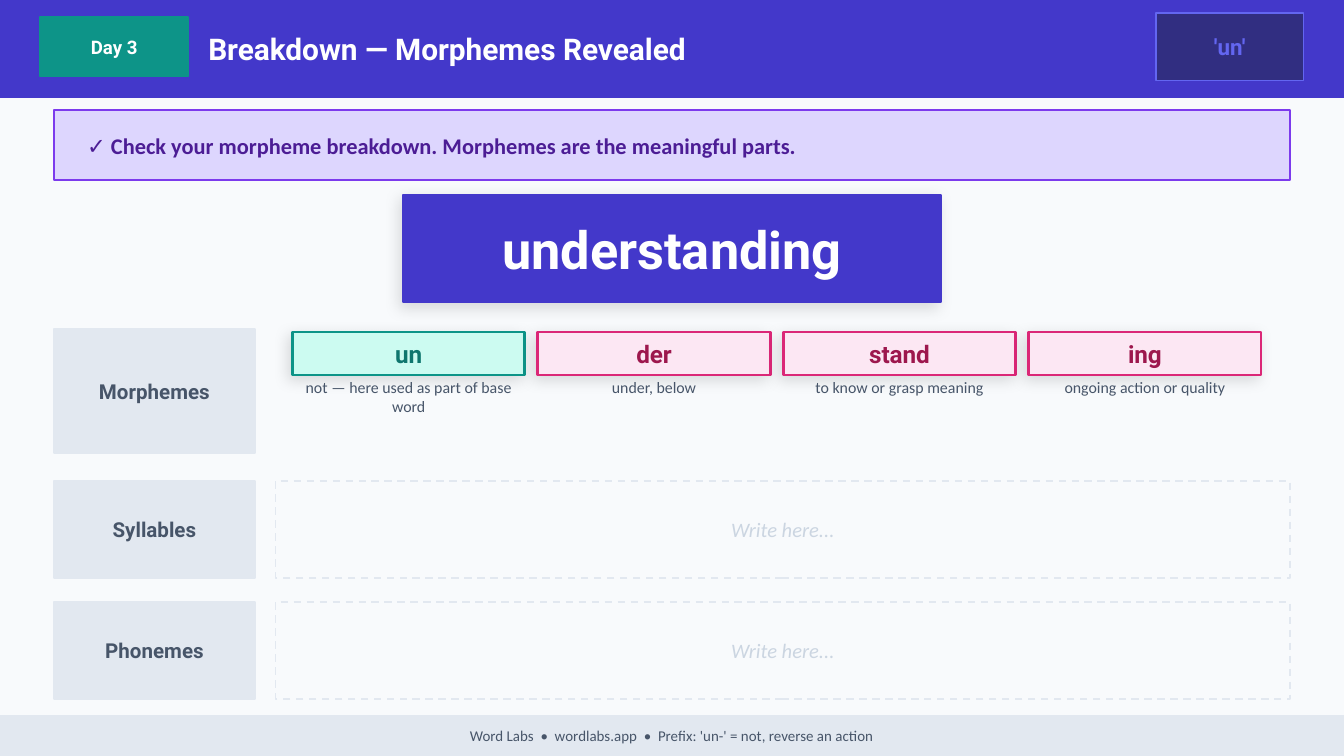
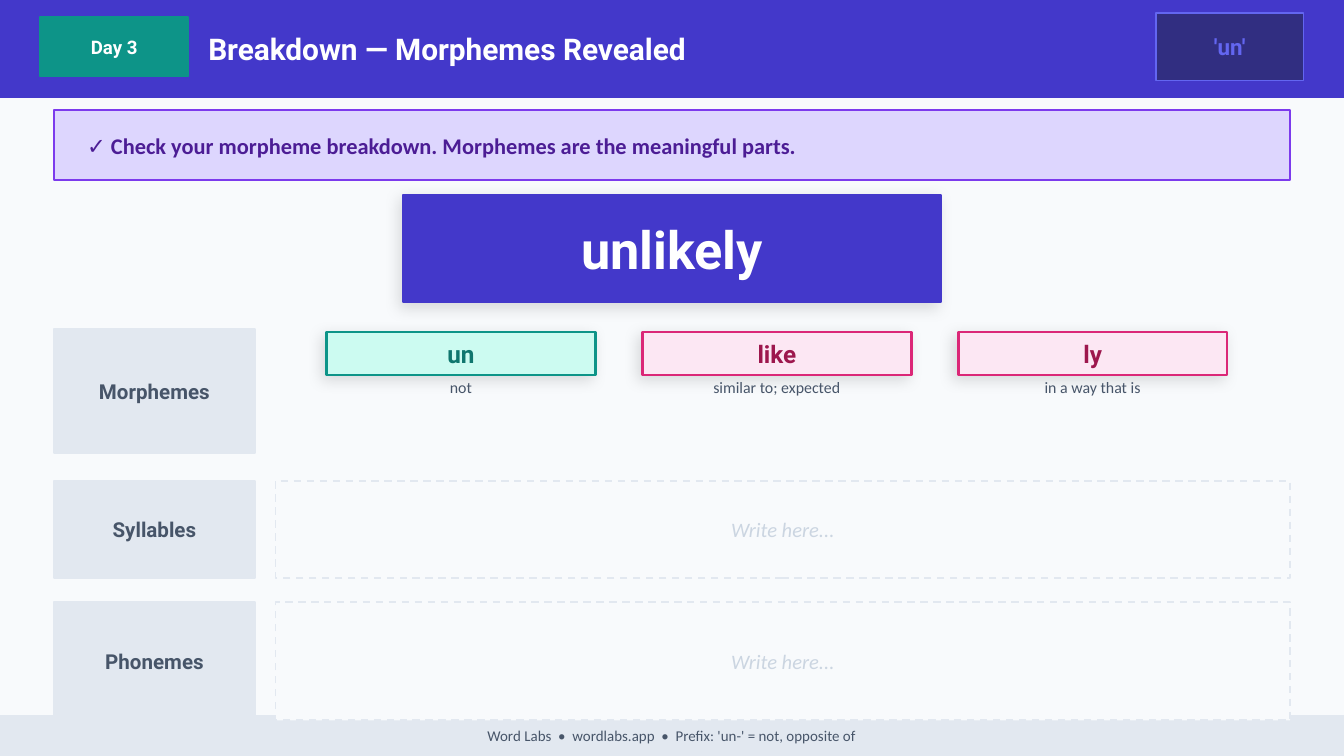
Before and after one commit to NickD135/morphology-builder, a slide deck: slide 33 of output/wordlabs-un-3day.pptx. Drawn at 1344x756 pixels with LibreOffice and Linux fonts; fonts in the diff are those of the drawing. Boxes give left, top, right and bottom in pixels: in the first picture for what was removed or moved away, otherwise in the second. Text is boxed around its words. In the diff, an @@ line names an element or a change of style, - is before the commit and + after.

```diff
--- a/output/wordlabs-un-3day.pptx
+++ b/output/wordlabs-un-3day.pptx
@@ text at <box>581,229,763,280</box>: text changed @@
-understanding
+unlikely
@@ text "un": place and size @@
-text "un" at <box>395,350,422,364</box>
+text "un" at <box>447,350,474,364</box>
@@ rectangle: place and size @@
-rectangle at <box>293,332,526,375</box>
+rectangle at <box>327,332,595,375</box>
@@ rectangle: place and size @@
-rectangle at <box>538,332,770,375</box>
+rectangle at <box>642,332,911,375</box>
@@ text at <box>758,344,797,364</box>: text changed @@
-der
+like
@@ rectangle: place and size @@
-rectangle at <box>784,332,1016,375</box>
+rectangle at <box>958,332,1227,375</box>
@@ rectangle removed at <box>1028,332,1261,375</box> @@
@@ text at <box>1083,344,1102,368</box>: text changed @@
-stand
+ly
@@ text removed at <box>1128,345,1162,368</box> @@
-ing
@@ text at <box>450,383,472,393</box>: text changed @@
-not — here used as part of base word
+not
@@ text at <box>713,382,840,396</box>: text changed @@
-under, below
+similar to; expected
@@ text at <box>1045,382,1141,396</box>: text changed @@
-to know or grasp meaning
+in a way that is
@@ text removed at <box>1065,382,1225,396</box> @@
-ongoing action or quality
@@ text "Phonemes": place and size @@
-text "Phonemes" at <box>105,642,204,658</box>
+text "Phonemes" at <box>105,653,204,669</box>
@@ rectangle at <box>54,602,255,720</box>: proportions changed @@
@@ rectangle: place and size @@
-rectangle at <box>54,602,255,699</box>
+rectangle at <box>54,602,255,720</box>
@@ text "Write here...": place and size @@
-text "Write here..." at <box>731,644,835,658</box>
+text "Write here..." at <box>731,655,835,669</box>
@@ rectangle: place and size @@
-rectangle at <box>276,602,1290,699</box>
+rectangle at <box>276,602,1290,720</box>
@@ rectangle at <box>276,602,1290,720</box>: proportions changed @@
@@ text at <box>487,730,855,744</box>: text changed @@
-Word Labs • wordlabs.app • Prefix: 'un-' = not, reverse an action
+Word Labs • wordlabs.app • Prefix: 'un-' = not, opposite of
```
Also in this commit, not shown: 34 other slides changed, 32 other files.
